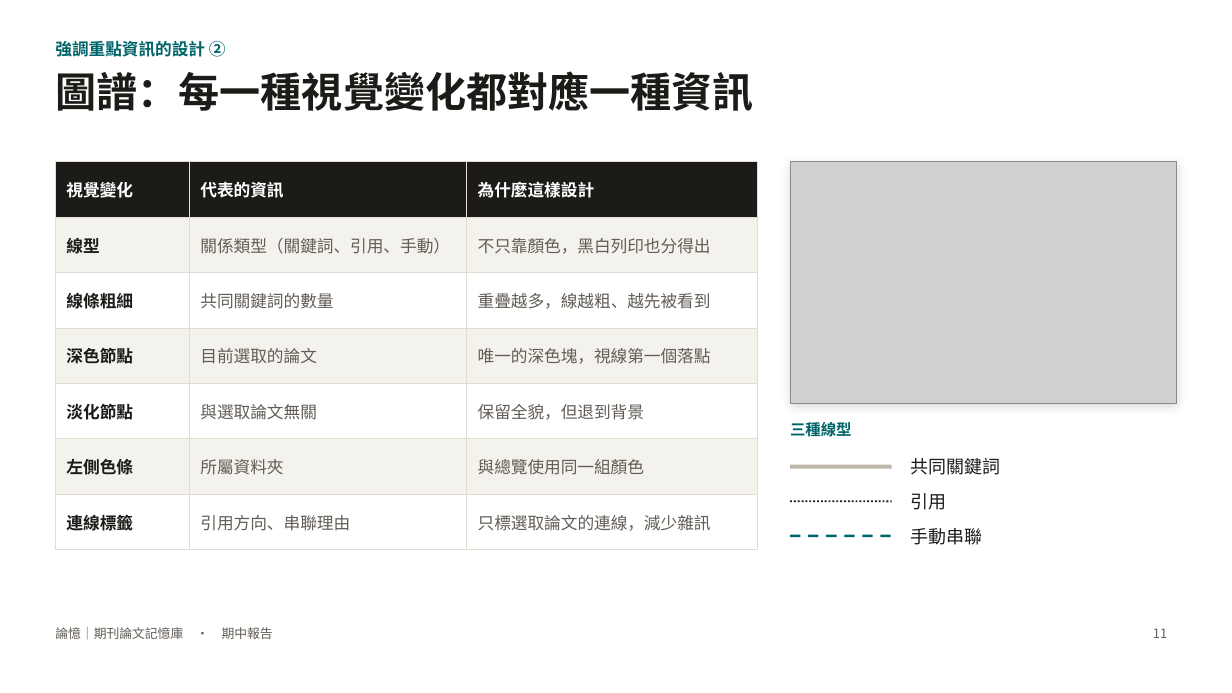
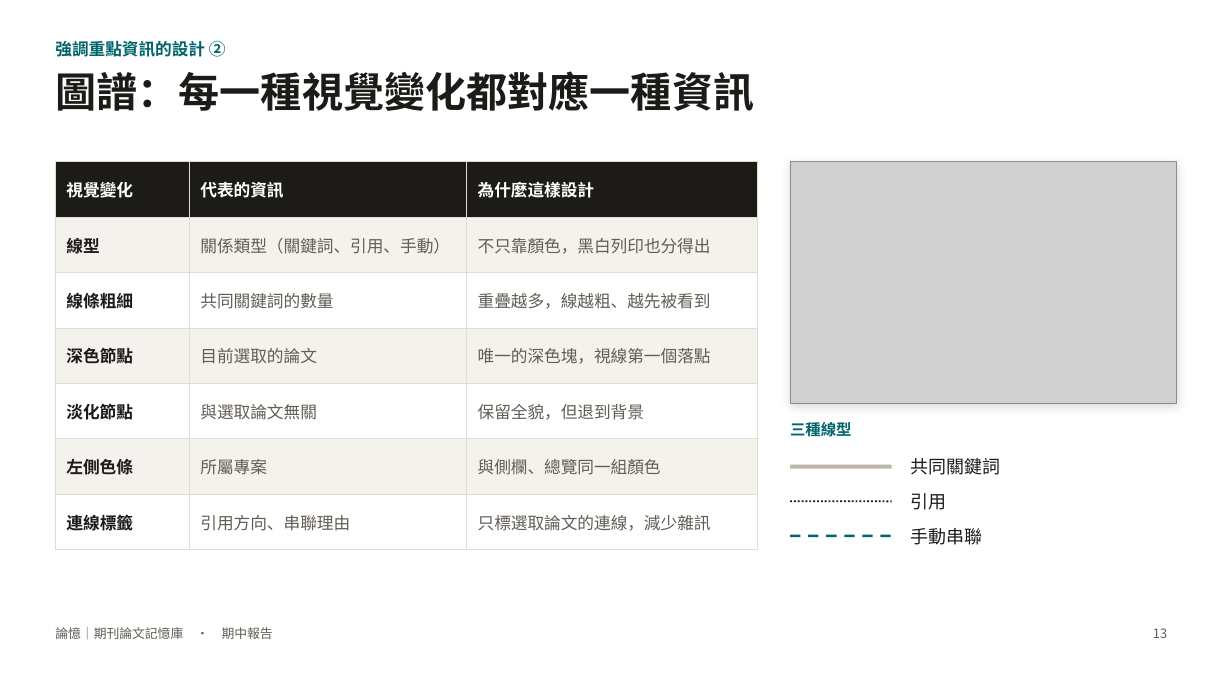
Before and after one commit to charleslin2003-prog/Journal-Article-Memory-Tool, a slide deck: slide 13 of docs/期中報告_論憶.pptx (slide 11 before the commit). Drawn at 1232x693 pixels with LibreOffice and Linux fonts; fonts in the diff are those of the drawing; grey boxes stand for pictures. Boxes give left, top, right and bottom in pixels: in the first picture for what was removed or moved away, otherwise in the second. Text is boxed around its words. In the diff, an @@ line names an element or a change of style, - is before the commit and + after.

```diff
--- a/docs/期中報告_論憶.pptx
+++ b/docs/期中報告_論憶.pptx
@@ table at (x1=55, y1=162, x2=758, y2=538) @@
-row 6, column 2: 所屬資料夾
+row 6, column 2: 所屬專案
-row 6, column 3: 與總覽使用同一組顏色
+row 6, column 3: 與側欄、總覽同一組顏色
@@ page number at (x1=1153, y1=628, x2=1167, y2=638): text changed @@
-11
+13
```
Also in this commit, not shown: 10 other slides changed, 3 slides added, 14 other files.
